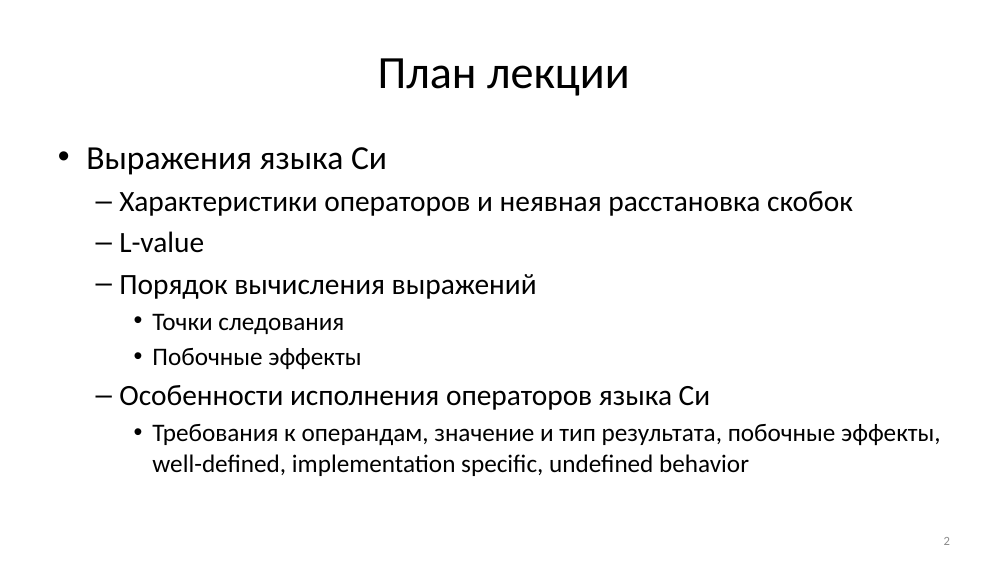
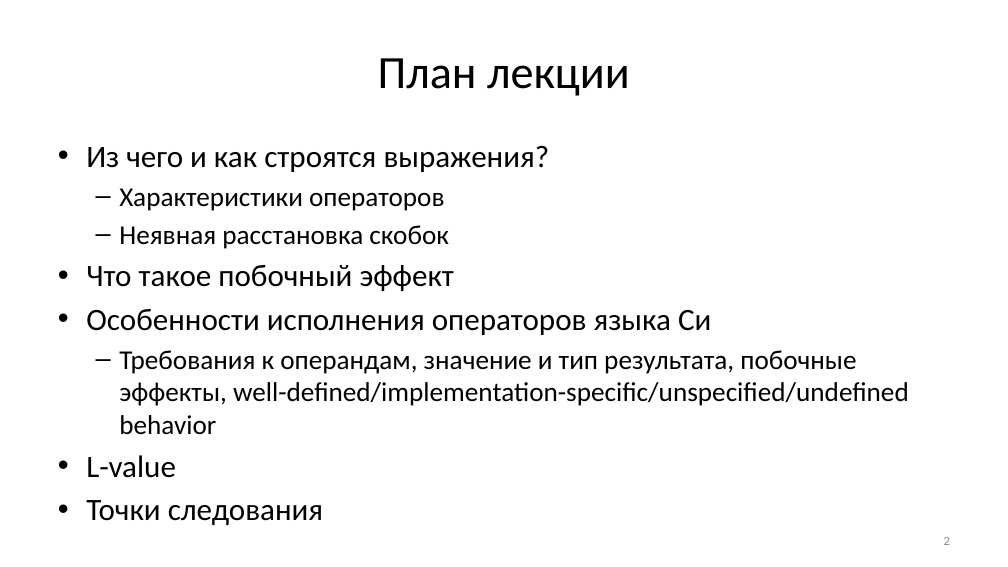
Before and after one commit to Evgueni-Petrov-aka-espetrov/Algorithms-and-Programming-in-C-pptx, a slide deck: slide 2 of 04 Выражения.pptx. Drawn at 1008x567 pixels with LibreOffice and Linux fonts; fonts in the diff are those of the drawing. Boxes give left, top, right and bottom in pixels: in the first picture for what was removed or moved away, otherwise in the second. Text is boxed around its words. In the diff, an @@ line names an element or a change of style, - is before the commit and + after.

Commit message:
переструктурировал, добавил unspecified behavior

```diff
--- a/04 Выражения.pptx
+++ b/04 Выражения.pptx
@@ text at (x1=86, y1=145, x2=909, y2=435): text changed; size 28 to 25.9 pt @@
-• Выражения языка Си
-  – Характеристики операторов и неявная расстановка скобок
+• Из чего и как строятся выражения?
+  – Характеристики операторов
+  – Неявная расстановка скобок
+• Что такое побочный эффект
+• Особенности исполнения операторов языка Си
+  – Требования к операндам, значение и тип результата, побочные эффекты, well-defined/implementation-specific/unspecified/undefined behavior
@@ text at (x1=119, y1=274, x2=537, y2=299): paragraph removed @@
-  – Порядок вычисления выражений
@@ text at (x1=119, y1=348, x2=941, y2=476): paragraphs removed @@
-    • Побочные эффекты
-  – Особенности исполнения операторов языка Си
-    • Требования к операндам, значение и тип результата, побочные эффекты, well-defined, implementation specific, undefined behavior
@@ text at (x1=86, y1=455, x2=176, y2=521): size 28 to 29.6 pt in "L-value"; size 24 to 29.6 pt in "Точки следования"; bullet – to •; list level 2 to 1 in "L-value"; list level 3 to 1 in "Точки следования" @@
```
Also in this commit, not shown: 27 other slides changed, 3 slides added.
